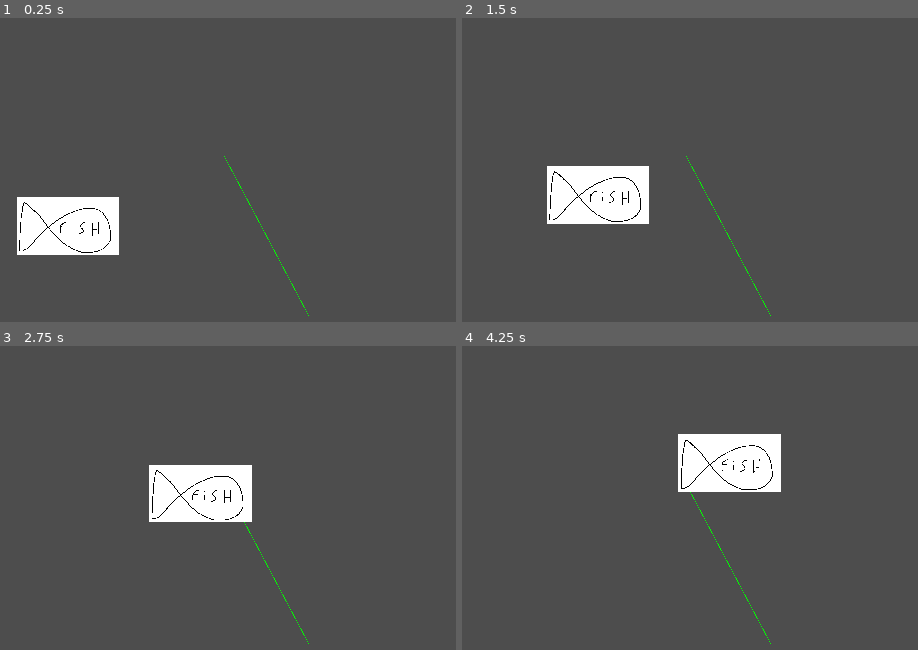
Above: before the commit, frames 1-4 (two rows, left to right).
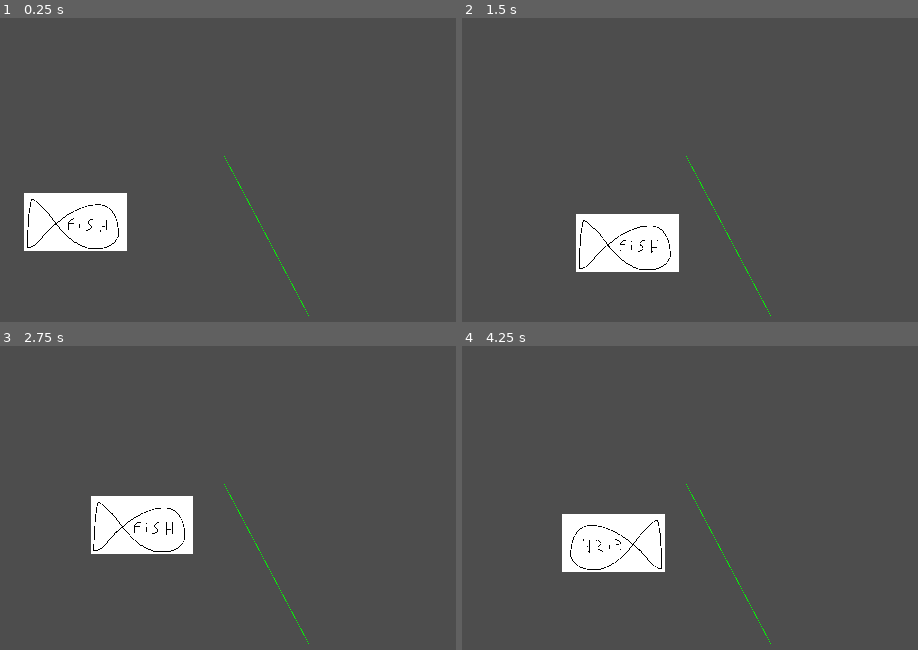
Above: after the commit, the same moments.

Repository: Xwilarg/Bear-Jams-Spring-2023
Game: Godot game, scene res://_debug/Fishes/FishControlTest.tscn
The game is run twice, just before and just after one commit, with the same random seed, the same clock (stepped at 60 frames per second) and the same inputs. This scene is started directly instead of the project's main scene.
Inputs (mouse positions are in pixels of both pictures, inside the frame that each line leads up to):
- Up to frame 1 (0.25 s): no input
- Up to frame 2 (1.5 s): move the mouse to (694, 200) at 0.52 s; hold D (move_right) from 0.53 s (still down); tap W (move_up) at 0.77 s; move the mouse to (outside the picture) at 1.27 s
- Up to frame 3 (2.75 s): tap W (move_up) at 1.52 s; move the mouse to (136, 428) at 2.02 s; release D (move_right) at 2.03 s; hold A (move_left) from 2.03 s (still down)
- Up to frame 4 (4.25 s): move the mouse to (outside the picture) at 2.77 s; release A (move_left) at 2.78 s; hold D (move_right) from 2.78 s (still down); tap W (move_up) at 3.02, 3.77 s; move the mouse to (758, 649) at 3.52 s

The runs differ from the first frame. In frame 1, 1.5% of the frame differs, in the area x 3-28%, y 57-78%; in frame 2, 7.6%; in frame 3, 6.9%; in frame 4, 8.6%, in the area x 21-70%, y 28-75%.
Error before the commit: Invalid call. Nonexistent function 'random' in base 'Nil'. (res://scripts/NextNode.gd:14)

Commit message:
Add RNG as autoload

Diff:
--- /dev/null
+++ b/Scenes/game/Fish.tscn
@@ -0,0 +1,21 @@
+[gd_scene load_steps=4 format=3 uid="uid://diqox4mbam1tk"]
+
+[ext_resource type="Script" path="res://scripts/FishAI.gd" id="1_ya3op"]
+[ext_resource type="Texture2D" uid="uid://wj1rjldj5vi0" path="res://assets/textures/sprites/Fish.png" id="2_dsjwk"]
+
+[sub_resource type="RectangleShape2D" id="RectangleShape2D_prehy"]
+size = Vector2(511, 289)
+
+[node name="Fish" type="RigidBody2D" node_paths=PackedStringArray("NodeContainer")]
+gravity_scale = 0.0
+script = ExtResource("1_ya3op")
+NodeContainer = NodePath("../AINodes")
+Speed = 100.0
+MinDistance = 20
+
+[node name="CollisionShape2D" type="CollisionShape2D" parent="."]
+position = Vector2(-0.5, -0.5)
+shape = SubResource("RectangleShape2D_prehy")
+
+[node name="Sprite2D" type="Sprite2D" parent="."]
+texture = ExtResource("2_dsjwk")
--- /dev/null
+++ b/Translations/English.json
@@ -0,0 +1,3 @@
+{
+	"play": "Play"
+}
--- a/_debug/Fishes/FishControlTest.tscn
+++ b/_debug/Fishes/FishControlTest.tscn
@@ -1,12 +1,7 @@
-[gd_scene load_steps=6 format=3 uid="uid://b2i63wm77nhjt"]
+[gd_scene load_steps=3 format=3 uid="uid://b2i63wm77nhjt"]
 
-[ext_resource type="Texture2D" uid="uid://wj1rjldj5vi0" path="res://assets/textures/sprites/Fish.png" id="1_pbvr1"]
-[ext_resource type="Script" path="res://scripts/FishAI.gd" id="1_to5gw"]
+[ext_resource type="PackedScene" uid="uid://diqox4mbam1tk" path="res://Scenes/game/Fish.tscn" id="2_xrqsq"]
 [ext_resource type="Script" path="res://scripts/NextNode.gd" id="3_a5hib"]
-[ext_resource type="Script" path="res://scripts/RNG.gd" id="4_1c21e"]
-
-[sub_resource type="RectangleShape2D" id="RectangleShape2D_qmebt"]
-size = Vector2(512, 289)
 
 [node name="FishControlTest" type="Node2D"]
 
@@ -24,19 +19,5 @@
 [node name="DebugCamera" type="Camera2D" parent="."]
 zoom = Vector2(0.2, 0.2)
 
-[node name="Fish" type="RigidBody2D" parent="." node_paths=PackedStringArray("NodeContainer")]
-gravity_scale = 0.0
-lock_rotation = true
-script = ExtResource("1_to5gw")
-NodeContainer = NodePath("../AINodes")
-Speed = 300.0
-MinDistance = 20
-
-[node name="CollisionShape2D" type="CollisionShape2D" parent="Fish"]
-shape = SubResource("RectangleShape2D_qmebt")
-
-[node name="Sprite2D" type="Sprite2D" parent="Fish"]
-texture = ExtResource("1_pbvr1")
-
-[node name="RNG" type="Node2D" parent="."]
-script = ExtResource("4_1c21e")
+[node name="Fish" parent="." instance=ExtResource("2_xrqsq")]
+Speed = 500.0
--- a/project.godot
+++ b/project.godot
@@ -14,6 +14,10 @@
 run/main_scene="res://_debug/test_scene.tscn"
 config/features=PackedStringArray("4.0", "GL Compatibility")
 config/icon="res://assets/icon.svg"
+
+[autoload]
+
+Rng="*res://scripts/RNG.gd"
 
 [display]
 
--- a/scripts/FishAI.gd
+++ b/scripts/FishAI.gd
@@ -1,6 +1,5 @@
 extends RigidBody2D
 
-@export var NodeContainer: Node2D
 @export var Speed: float
 @export var MinDistance: int
 
@@ -13,7 +12,7 @@
 func _ready():
 	sr = $"./Sprite2D"
 
-	var targetNodes = NodeContainer.get_children()
+	var targetNodes = get_tree().get_current_scene().get_node("AINodes").get_children()
 	targetNodes.sort_custom(distanceComparaison)
 	next = targetNodes[0]
 
--- a/scripts/NextNode.gd
+++ b/scripts/NextNode.gd
@@ -11,7 +11,7 @@
 
 # Return a random next node
 func getRandomNext():
-	return indexToNode((get_tree().root.get_child(0).get_node("RNG") as RNG).random(Next.size()))
+	return indexToNode((get_tree().root.get_node("Rng") as RNG).random(Next.size()))
 
 func _ready():
 	# For each next node, we add ourself to it
